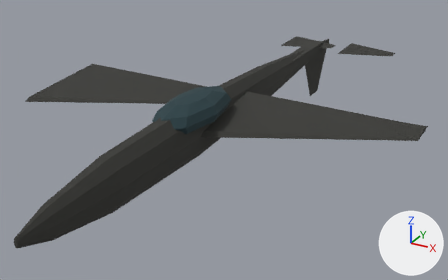
Renders of the glTF model game/assets/units/j16_Destroyed.glb from each side of a commit.
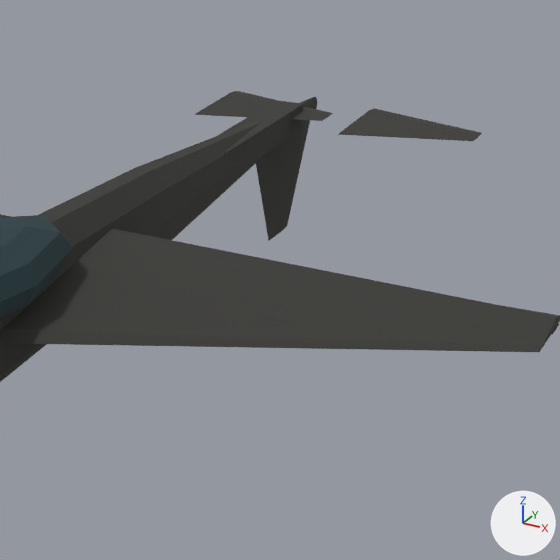
There are two pictures of each version: one whole from a 50 mm camera at (10.68, -19.87, 10.48) aimed at (-0.02, -0.4, 0.75), one close up on the part from 45% to 95% of the width and 0% to 80% of the height. Arrows for +X, +Y and +Z are at lower right; the lights stay in place. The first two pictures are the older version. Where no turn or scale is listed for an object, it has been applied to the vertices.

Objects in the first close-up: 'Cockpit', 'Elevator_L', 'Elevator_R', 'Fuselage', 'Rudder', 'TailBoom', 'Wing_R'.
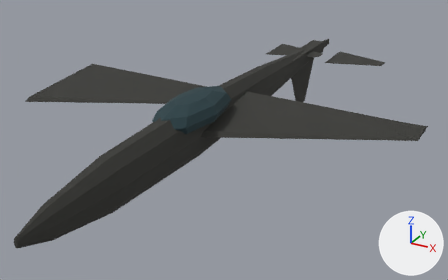
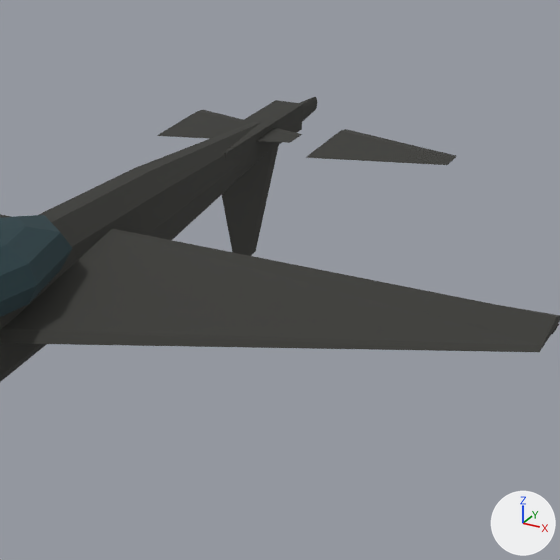
Location of each change, [x1, y1, x2, y2] in pixels of the close-ups (560 x 560 px):
'Rudder', moved: before [256, 120, 310, 241]; after [222, 145, 279, 256]
'Elevator_R', moved: before [338, 108, 482, 141]; after [306, 129, 457, 165]
'Elevator_L', moved: before [195, 91, 333, 121]; after [157, 110, 302, 143]

The change, as a diff of the scene's bpy script:
```diff
--- a/game/assets/units/j16_Destroyed.glb.py
+++ b/game/assets/units/j16_Destroyed.glb.py
@@ ob_elevator_l @@
 ob_elevator_l = bpy.data.objects.new('Elevator_L', me_elevator_l)
-ob_elevator_l.location = (-1.5, 9.24, 2.3)
+ob_elevator_l.location = (-1.5, 7.48, 2.3)
@@ ob_elevator_r @@
 ob_elevator_r = bpy.data.objects.new('Elevator_R', me_elevator_r)
-ob_elevator_r.location = (1.5, 9.24, 2.3)
+ob_elevator_r.location = (1.5, 7.48, 2.3)
@@ ob_rudder @@
 ob_rudder = bpy.data.objects.new('Rudder', me_rudder)
-ob_rudder.location = (0.0, 9.24, 2.18)
+ob_rudder.location = (0.0, 7.48, 2.18)
```
